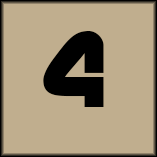
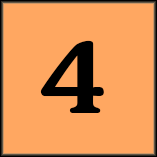
Before/after of a 157x157 layered artwork. What changed in the layer stack:
painted on "4" over (40, 31, 104, 113)
painted on "Layer 1" over (3, 3, 154, 154)
